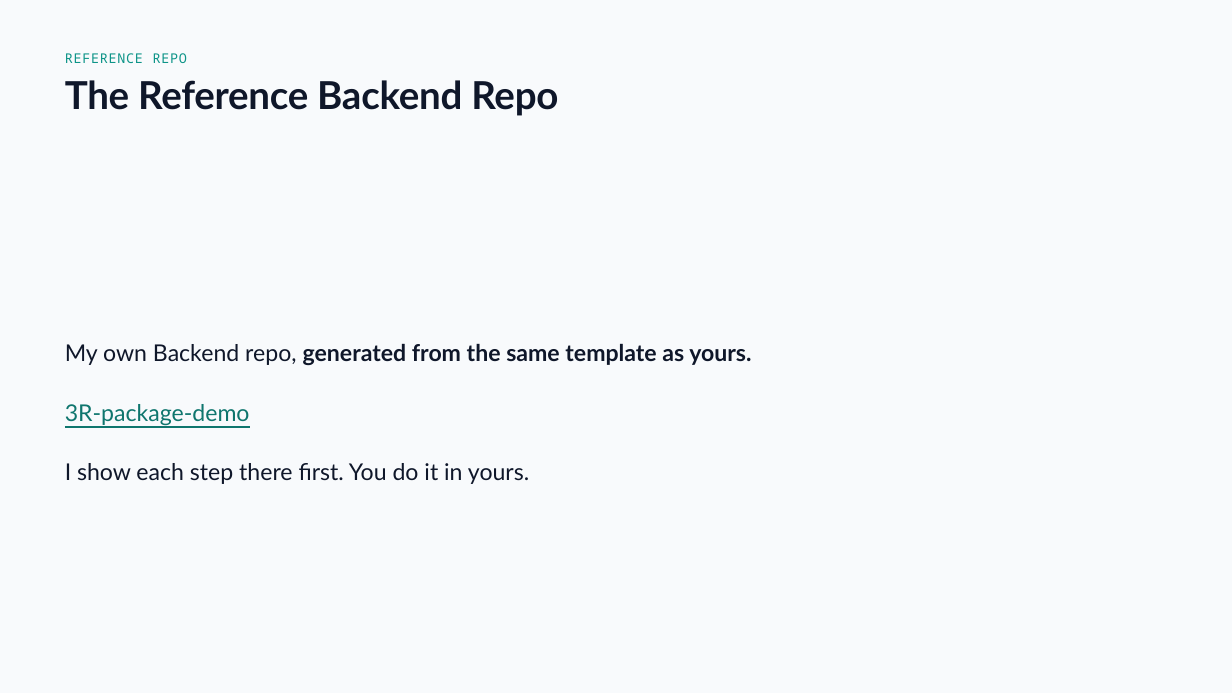
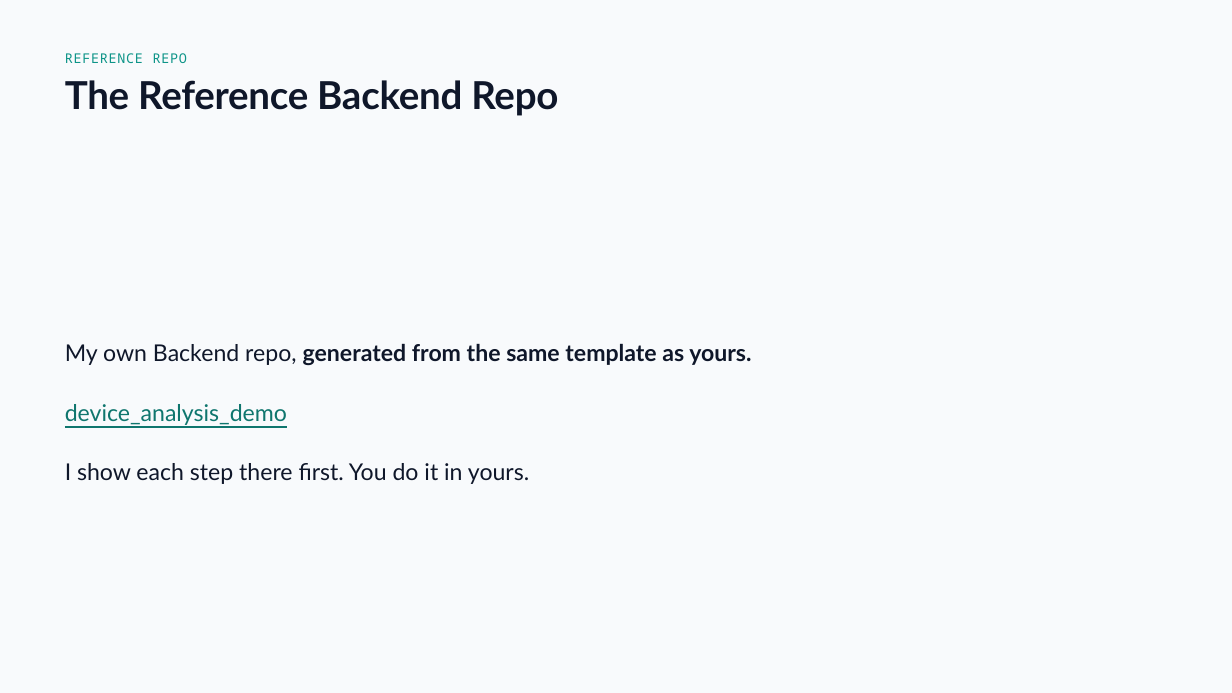
Before and after one commit to drweihungpan-lab/3R-teaching, a slide deck: slide 11 of materials/slides/session-2.pptx (slide 9 before the commit). Drawn at 1232x693 pixels with LibreOffice and Linux fonts; fonts in the diff are those of the drawing. Boxes give left, top, right and bottom in pixels: in the first picture for what was removed or moved away, otherwise in the second. Text is boxed around its words. In the diff, an @@ line names an element or a change of style, - is before the commit and + after.

```diff
--- a/materials/slides/session-2.pptx
+++ b/materials/slides/session-2.pptx
@@ text at (65,404,287,425): text changed @@
-3R-package-demo
+device_analysis_demo
```
Also in this commit, not shown: 9 other slides changed, 18 slides added, 10 slides removed, 2 other files.
